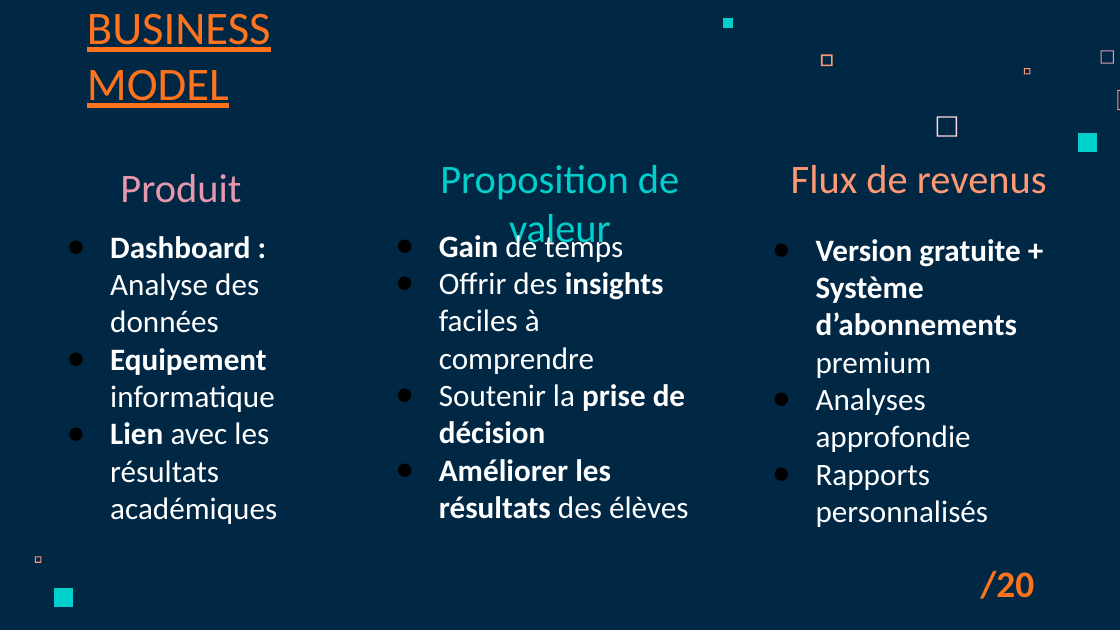
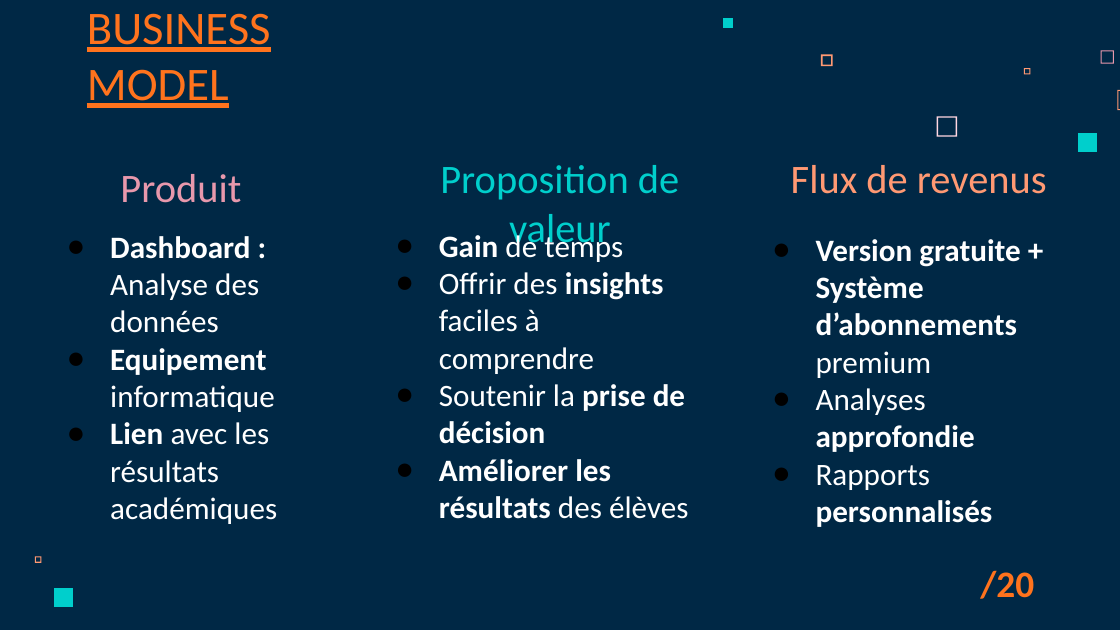
Before and after one commit to karimaidibi/BusinessModelsDataIG5, a slide deck: slide 21 of Business Model & Data .pptx. Drawn at 1120x630 pixels with LibreOffice and Linux fonts; fonts in the diff are those of the drawing. Boxes give left, top, right and bottom in pixels: in the first picture for what was removed or moved away, otherwise in the second. Text is boxed around its words. In the diff, an @@ line names an element or a change of style, - is before the commit and + after.

```diff
--- a/Business Model & Data .pptx
+++ b/Business Model & Data .pptx
@@ subtitle at (816,388,993,527): bold on in "approfondie", "personnalisés" @@
```
Also in this commit, not shown: 2 other slides changed, 1 slide added, 1 other file.
